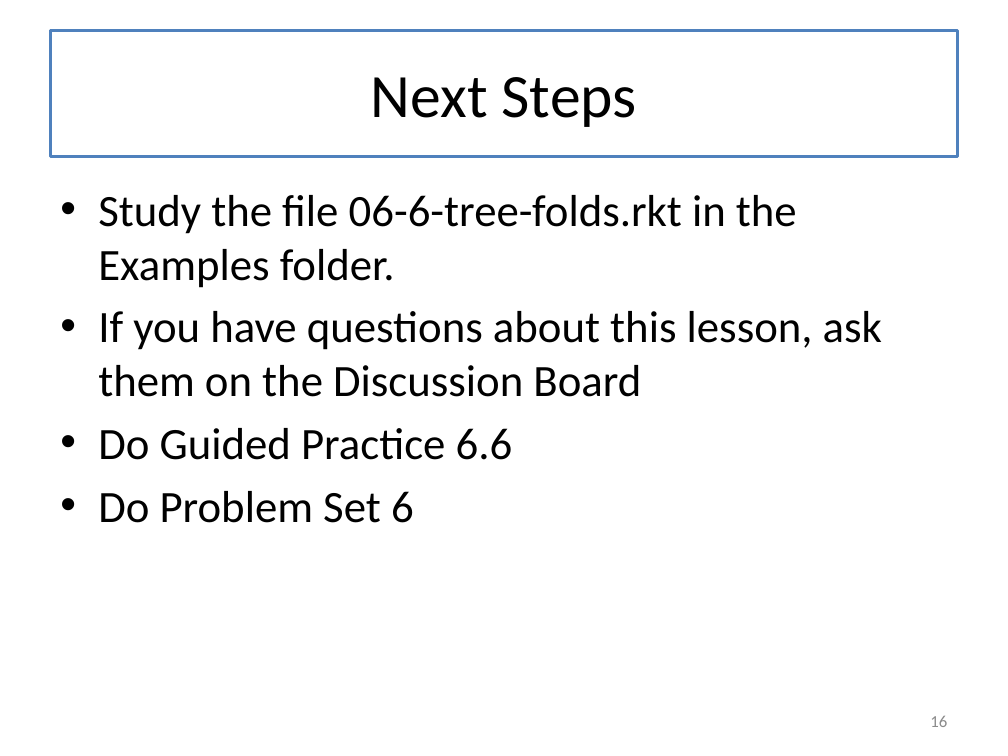
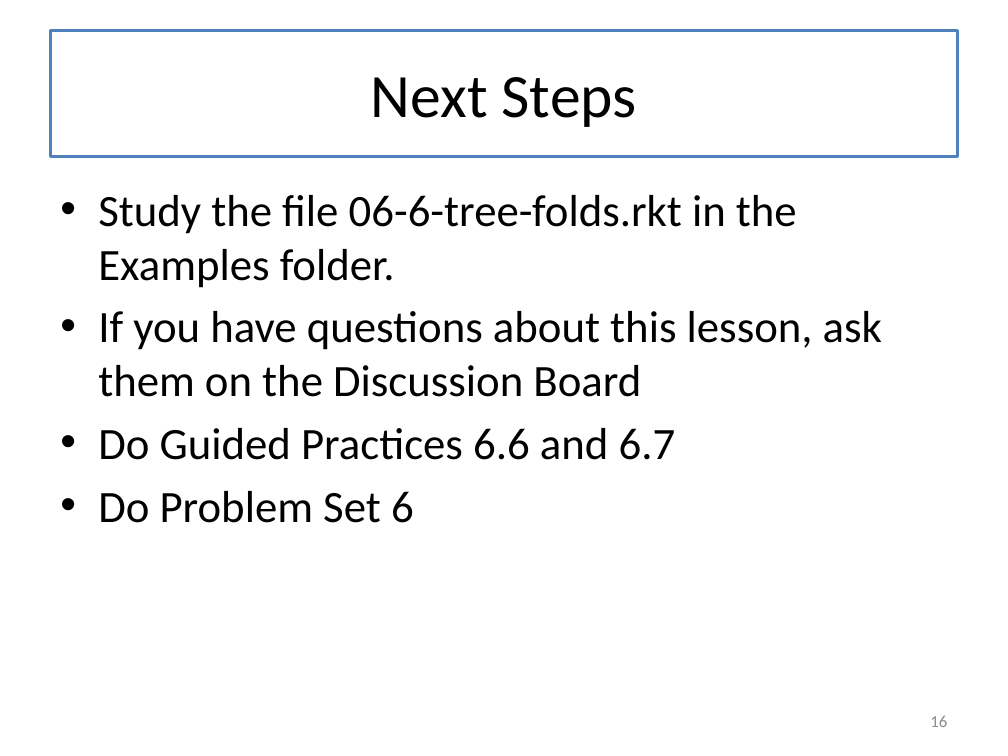
Before and after one commit to mwand/cs5010f17, a slide deck: slide 16 of Slides/Lesson 6.6 From Templates to Folds.pptx. Drawn at 1008x756 pixels with LibreOffice and Linux fonts; fonts in the diff are those of the drawing. Boxes give left, top, right and bottom in pixels: in the first picture for what was removed or moved away, otherwise in the second. Text is boxed around its words. In the diff, an @@ line names an element or a change of style, - is before the commit and + after.

```diff
--- a/Slides/Lesson 6.6 From Templates to Folds.pptx
+++ b/Slides/Lesson 6.6 From Templates to Folds.pptx
@@ text at (x1=98, y1=428, x2=676, y2=460): text changed @@
-• Do Guided Practice 6.6
+• Do Guided Practices 6.6 and 6.7
```
Also in this commit, not shown: 10 other files.
